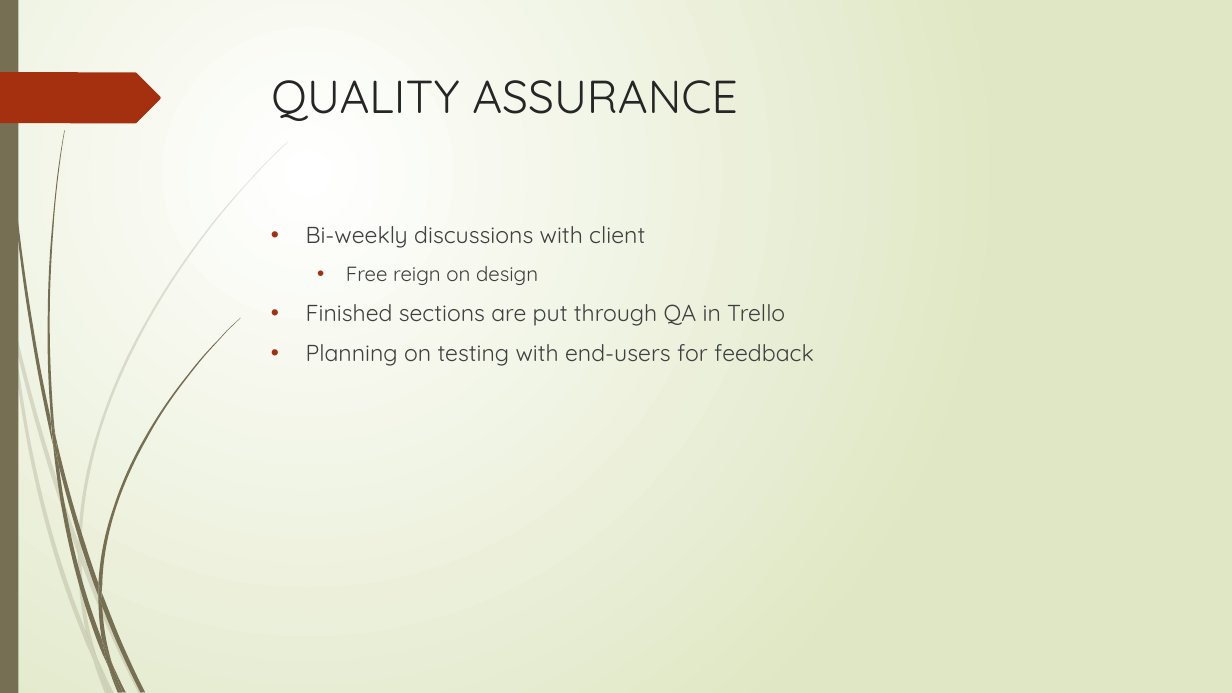
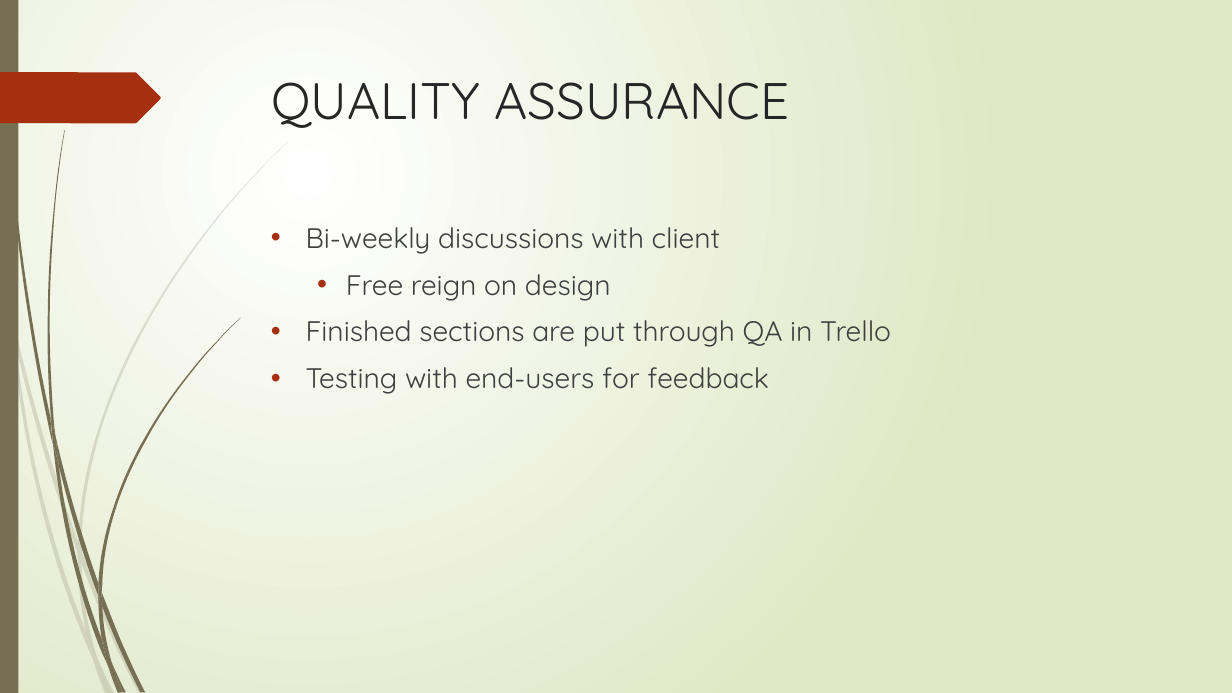
Before and after one commit to cs480GroupCAKE/PIEWebsite, a slide deck: slide 15 of Presentation/12.8.15 Presentation (Revised).pptx (slide 18 before the commit). Drawn at 1232x693 pixels with LibreOffice and Linux fonts; fonts in the diff are those of the drawing. Boxes give left, top, right and bottom in pixels: in the first picture for what was removed or moved away, otherwise in the second. Text is boxed around its words. In the diff, an @@ line names an element or a change of style, - is before the commit and + after.

```diff
--- a/Presentation/12.8.15 Presentation (Revised).pptx
+++ b/Presentation/12.8.15 Presentation (Revised).pptx
@@ title "QUALITY ASSURANCE" at <box>271,82,789,128</box>: size 36 to 40 pt @@
@@ text at <box>306,227,891,347</box>: size 18 to 22 pt in "Bi-weekly discussions with client", "Finished sections are put through QA in ..."; size 16 to 22 pt in "Free reign on design" @@
@@ text at <box>306,367,769,394</box>: text changed; size 18 to 22 pt @@
-• Planning on testing with end-users for feedback
+• Testing with end-users for feedback
```
Also in this commit, not shown: 15 other slides changed, 1 slide added, 4 slides removed.
